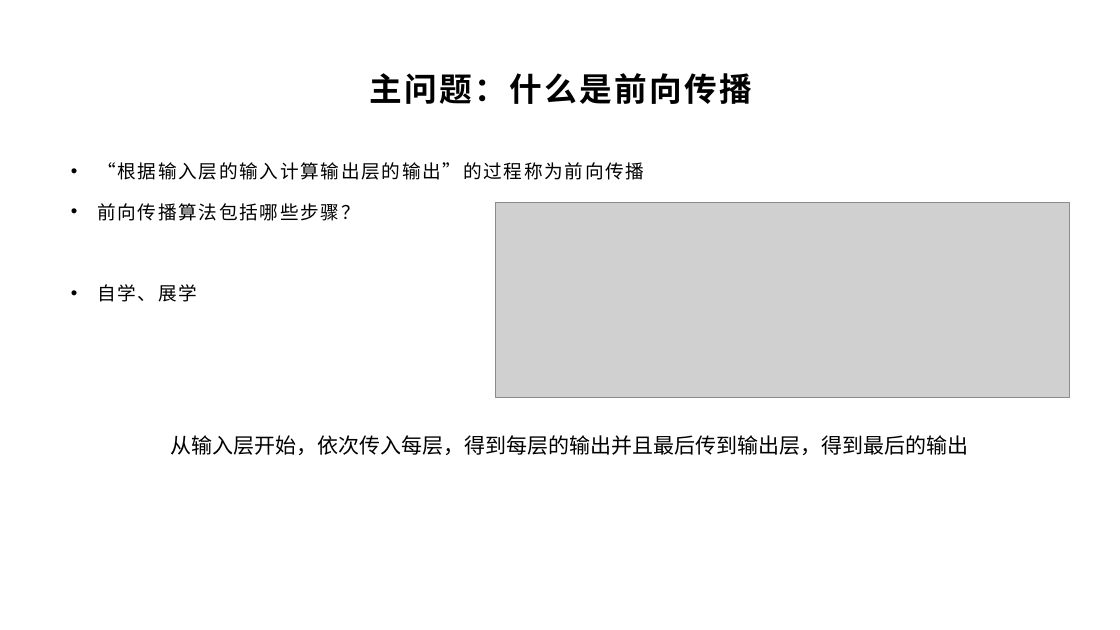
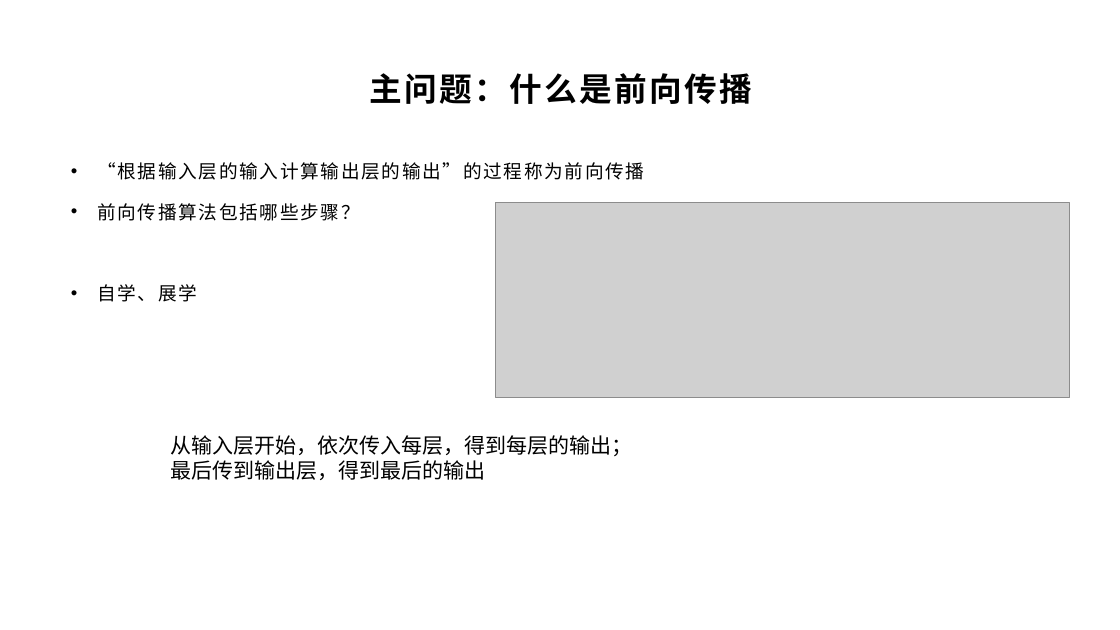
Before and after one commit to yyc-git/DeepLearningEdu, a slide deck: slide 10 of lessons/2_gender_analyze/ppt/“判断性别”Demo需求分析和初步设计（中）.pptx. Drawn at 1120x630 pixels with LibreOffice and Linux fonts; fonts in the diff are those of the drawing; grey boxes stand for pictures; background and template pictures are left out. Boxes give left, top, right and bottom in pixels: in the first picture for what was removed or moved away, otherwise in the second. Text is boxed around its words. In the diff, an @@ line names an element or a change of style, - is before the commit and + after.

```diff
--- a/lessons/2_gender_analyze/ppt/“判断性别”Demo需求分析和初步设计（中）.pptx
+++ b/lessons/2_gender_analyze/ppt/“判断性别”Demo需求分析和初步设计（中）.pptx
@@ text at [171, 435, 633, 480]: text changed @@
-从输入层开始，依次传入每层，得到每层的输出并且最后传到输出层，得到最后的输出
+从输入层开始，依次传入每层，得到每层的输出；
+最后传到输出层，得到最后的输出
```
Also in this commit, not shown: 4 other slides changed, 10 other files.
